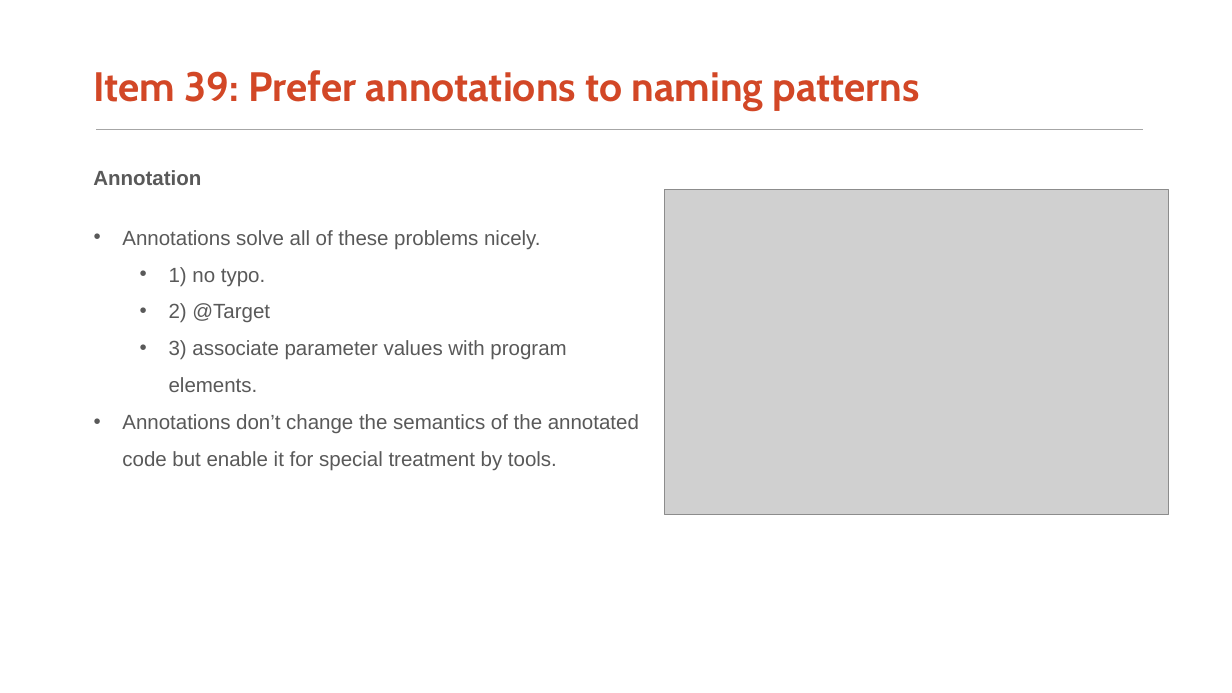
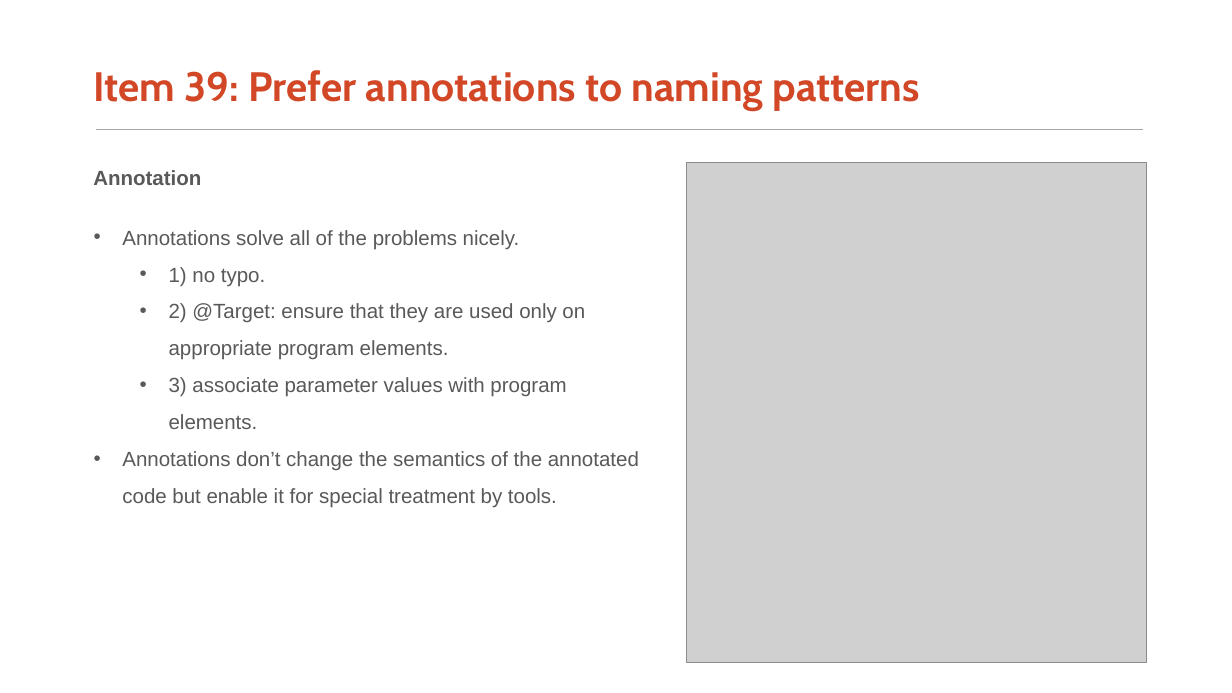
Before and after one commit to AlphaWang/alpha-effective-java-3e, a slide deck: slide 19 of 6_enums_and_annotations/EffectiveJava3rd_Chapter6.pptx (slide 20 before the commit). Drawn at 1232x693 pixels with LibreOffice and Linux fonts; fonts in the diff are those of the drawing; grey boxes stand for pictures. Boxes give left, top, right and bottom in pixels: in the first picture for what was removed or moved away, otherwise in the second. Text is boxed around its words. In the diff, an @@ line names an element or a change of style, - is before the commit and + after.

```diff
--- a/6_enums_and_annotations/EffectiveJava3rd_Chapter6.pptx
+++ b/6_enums_and_annotations/EffectiveJava3rd_Chapter6.pptx
@@ picture resized from (x1=665, y1=189, x2=1169, y2=514) to (x1=687, y1=163, x2=1147, y2=663) @@
@@ text at (x1=122, y1=230, x2=520, y2=250): text changed @@
-• Annotations solve all of these problems nicely.
+• Annotations solve all of the problems nicely.
@@ text at (x1=169, y1=303, x2=585, y2=360): text changed @@
-  • 2) @Target
+  • 2) @Target: ensure that they are used only on appropriate program elements.
```
Also in this commit, not shown: 5 other slides changed, 1 slide removed, 4 other files.
